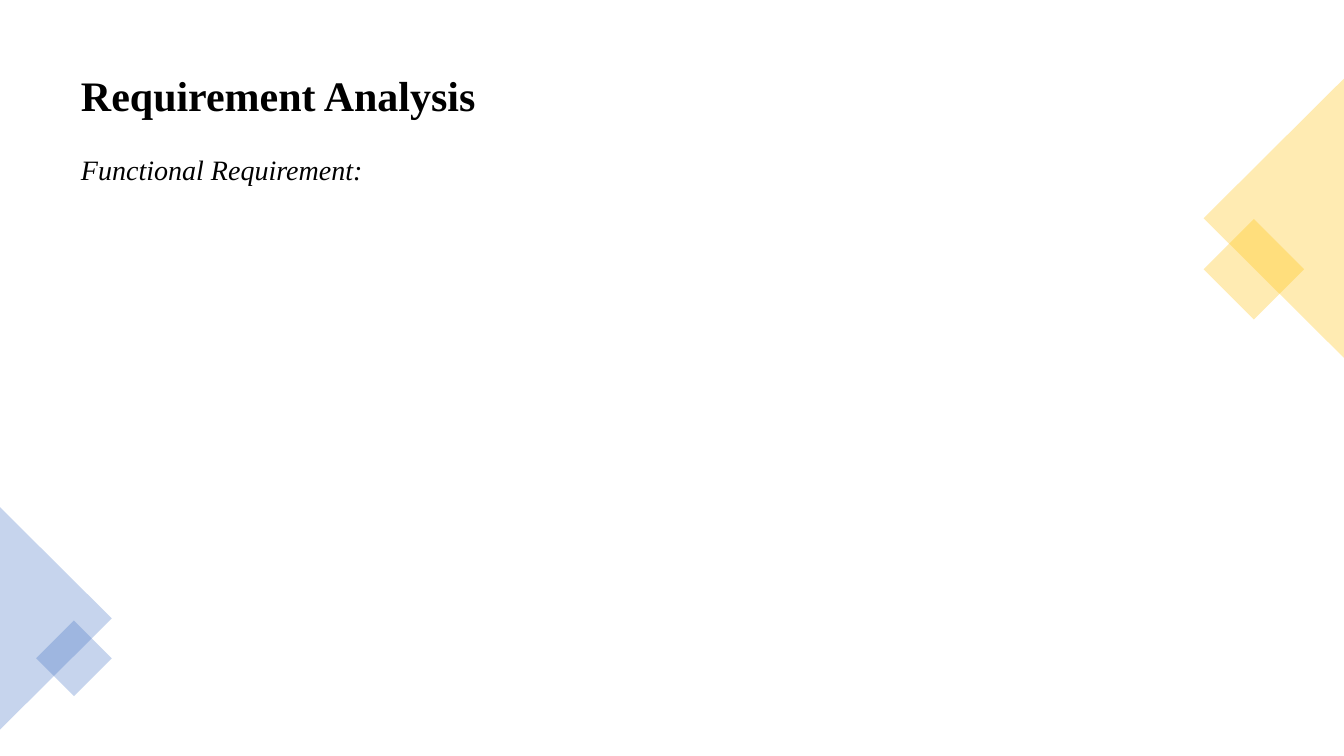
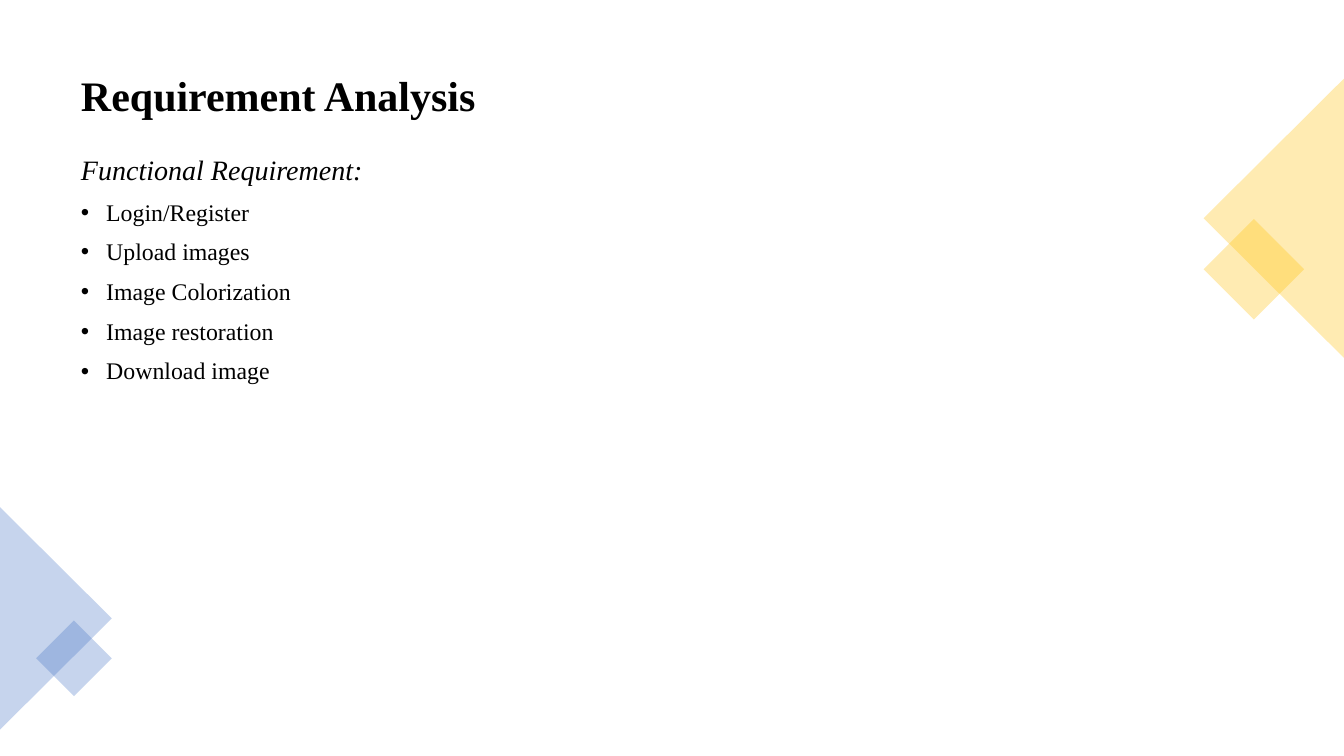
Before and after one commit to sujanW0W/MajorProject, a slide deck: slide 6 of Image colorization and Inpainting/Color Inpainting and colorization.pptx (slide 5 before the commit). Drawn at 1344x756 pixels with LibreOffice and Linux fonts; fonts in the diff are those of the drawing. Boxes give left, top, right and bottom in pixels: in the first picture for what was removed or moved away, otherwise in the second. Text is boxed around its words. In the diff, an @@ line names an element or a change of style, - is before the commit and + after.

```diff
--- a/Image colorization and Inpainting/Color Inpainting and colorization.pptx
+++ b/Image colorization and Inpainting/Color Inpainting and colorization.pptx
@@ text at (106, 205, 291, 384): paragraphs added @@
+• Login/Register
+• Upload images
+• Image Colorization
+• Image restoration
+• Download image
```
Also in this commit, not shown: 5 other slides changed, 1 slide added.
